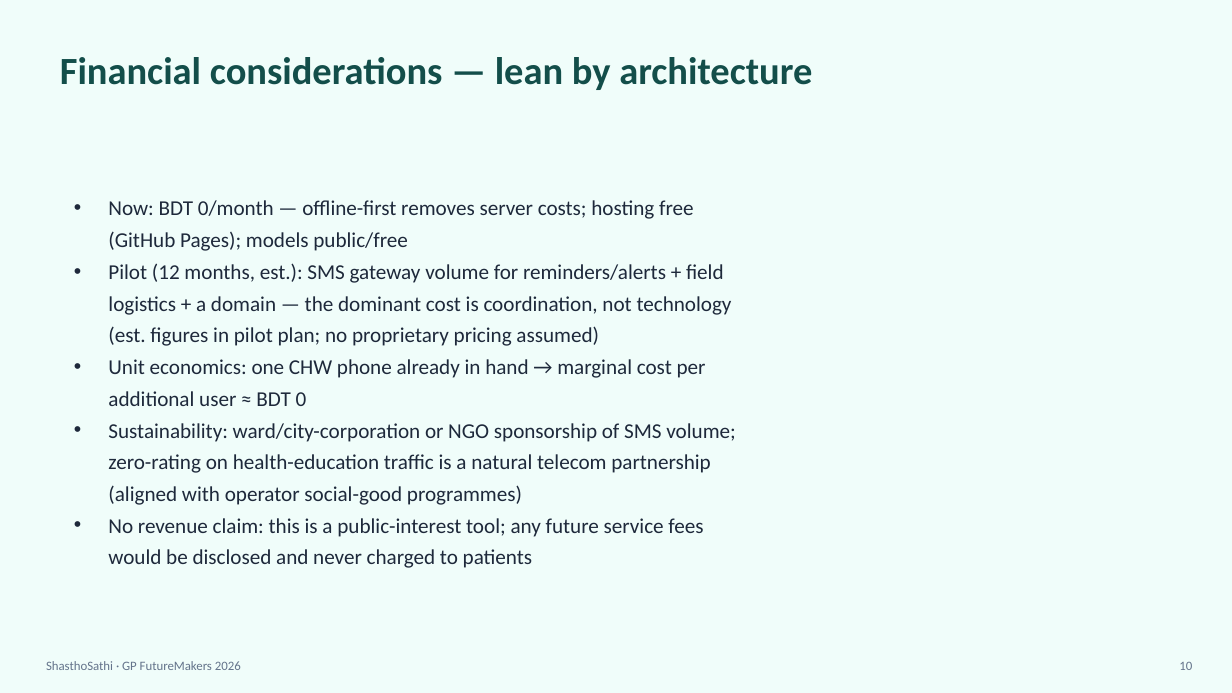
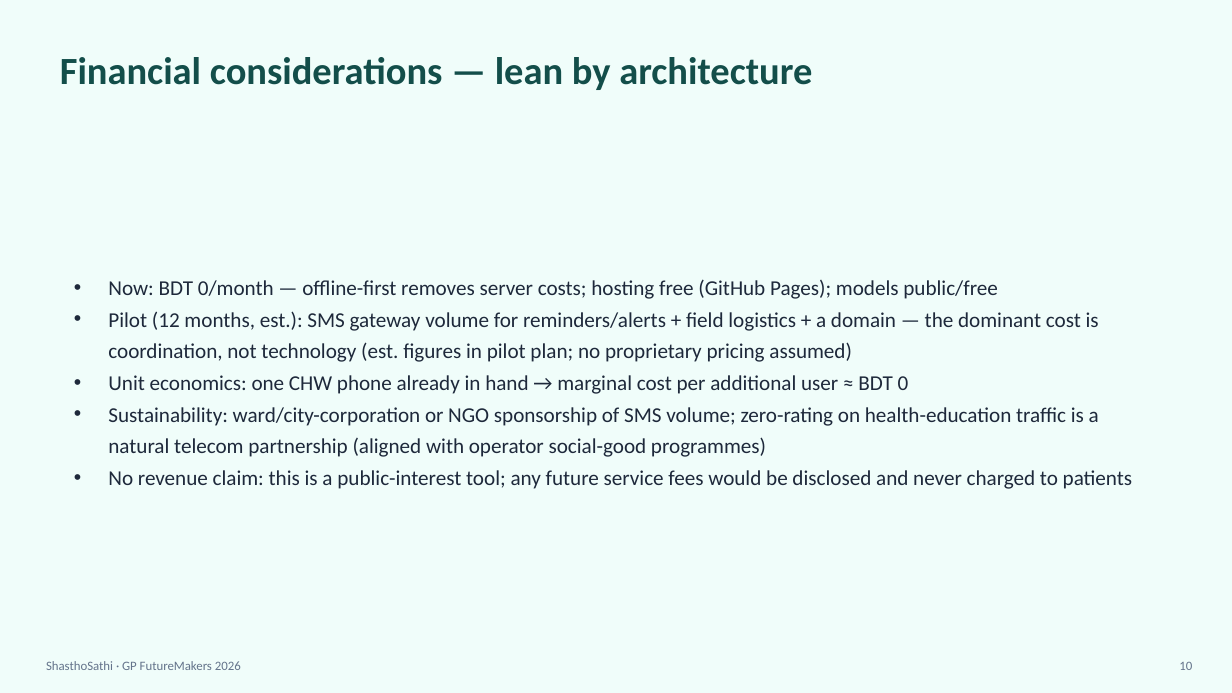
Before and after one commit to rudra496/shasthosathi, a slide deck: slide 10 of gp_submission/ShasthoSathi_GP_Deck.pptx. Drawn at 1232x693 pixels with LibreOffice and Linux fonts; fonts in the diff are those of the drawing. Boxes give left, top, right and bottom in pixels: in the first picture for what was removed or moved away, otherwise in the second. Text is boxed around its words. In the diff, an @@ line names an element or a change of style, - is before the commit and + after.

```diff
--- a/gp_submission/ShasthoSathi_GP_Deck.pptx
+++ b/gp_submission/ShasthoSathi_GP_Deck.pptx
@@ text "Now: BDT 0/month — offline-first ..." rewrapped from [108, 200, 735, 568] to [108, 279, 1132, 489] @@
```
Also in this commit, not shown: 10 other slides changed, 14 other files.
